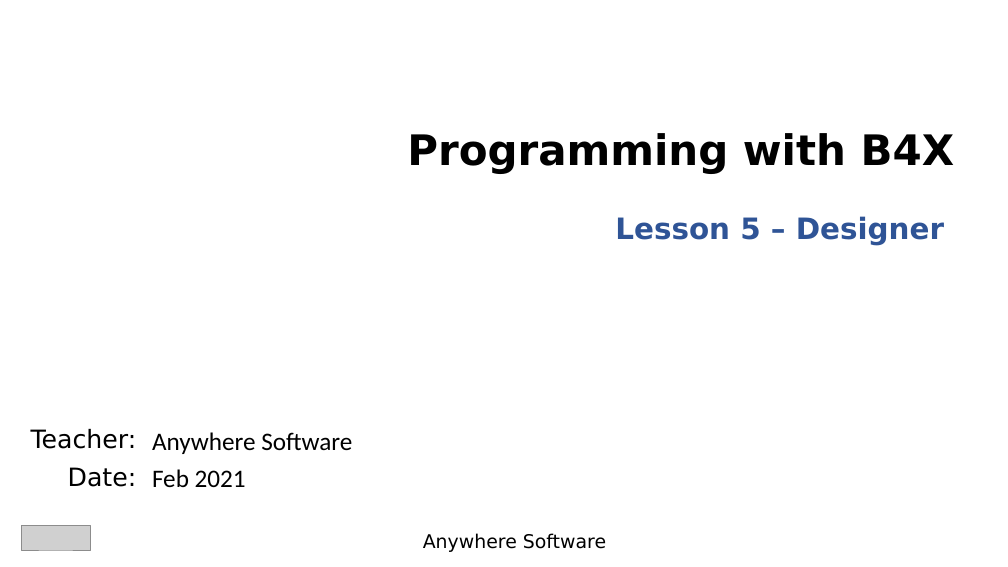
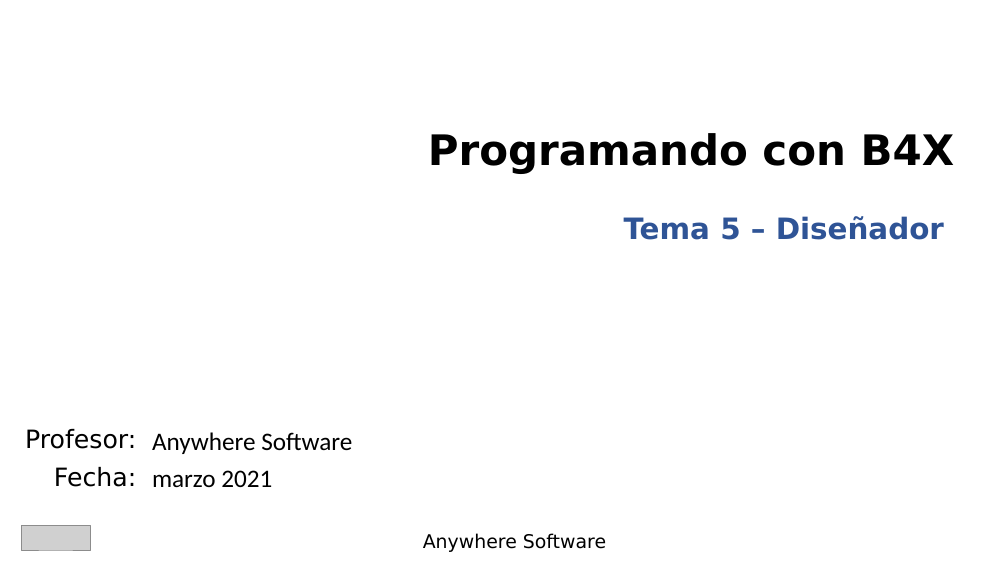
Before and after one commit to Lamashino/Teaching-B4J, a slide deck: slide 1 of Tema 5 - Diseñador/Tema 5 - Diseñador.pptx. Drawn at 1008x567 pixels with LibreOffice and Linux fonts; fonts in the diff are those of the drawing; grey boxes stand for pictures; background and template pictures are left out. Boxes give left, top, right and bottom in pixels: in the first picture for what was removed or moved away, otherwise in the second. Text is boxed around its words. In the diff, an @@ line names an element or a change of style, - is before the commit and + after.

```diff
--- a/Tema 5 - Diseñador/Tema 5 - Diseñador.pptx
+++ b/Tema 5 - Diseñador/Tema 5 - Diseñador.pptx
@@ title at [428,133,954,174]: text changed @@
-Programming with B4X
+Programando con B4X
@@ subtitle at [624,216,944,240]: text changed @@
-Lesson 5 – Designer
+Tema 5 – Diseñador
@@ text at [25,429,136,487]: text changed @@
-Teacher:
-Date:
+Profesor:
+Fecha:
@@ text at [152,470,272,488]: text changed @@
-Feb 2021
+marzo 2021
```
Also in this commit, not shown: 1 other slide changed, 2 other files.
